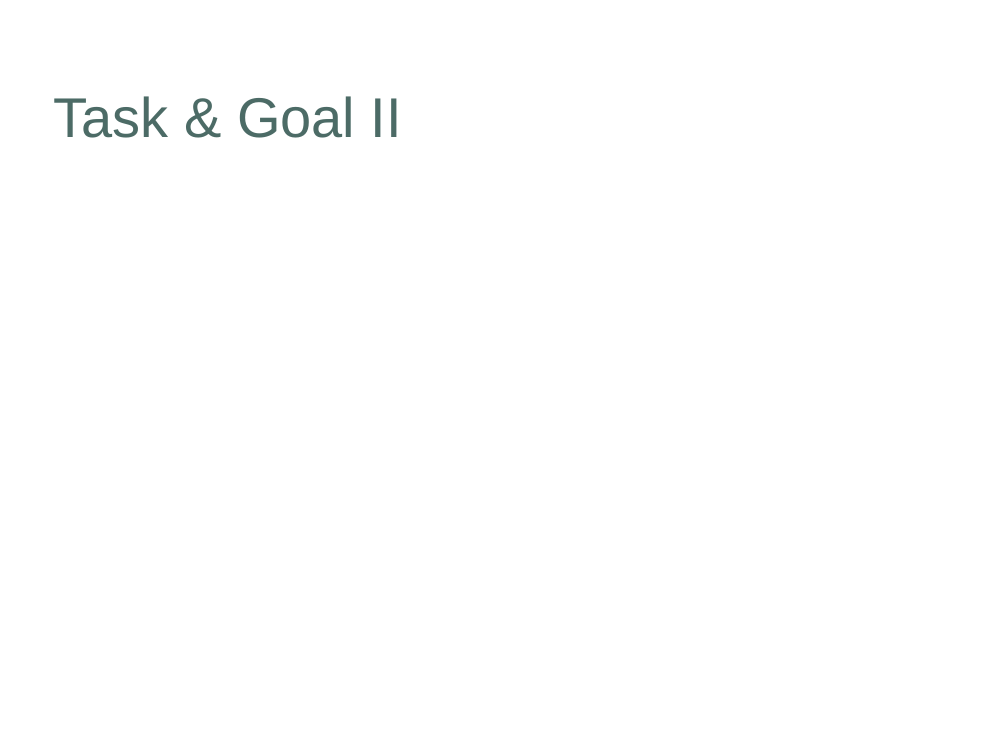
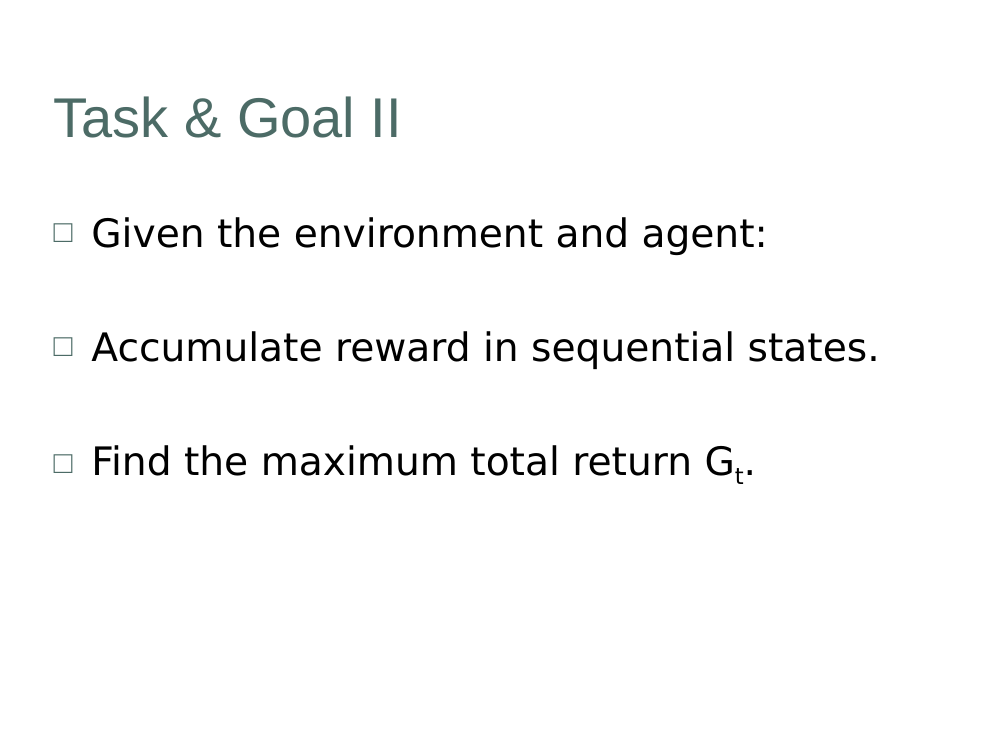
Before and after one commit to khulaifi95/ACS, a slide deck: slide 10 of Project/Presentation/Draft_Presentation.ppt (slide 7 before the commit). Drawn at 1008x756 pixels with LibreOffice and Linux fonts; fonts in the diff are those of the drawing; background and template pictures are left out. Boxes give left, top, right and bottom in pixels: in the first picture for what was removed or moved away, otherwise in the second. Text is boxed around its words. In the diff, an @@ line names an element or a change of style, - is before the commit and + after.

```diff
--- a/Project/Presentation/Draft_Presentation.ppt
+++ b/Project/Presentation/Draft_Presentation.ppt
@@ text added at (91, 217, 880, 476), 28 pt, text #000000 @@
+□ Given the environment and agent:
+□ Accumulate reward in sequential states.
+□ Find the maximum total return Gt.
```
Also in this commit, not shown: 4 other slides changed, 24 slides added, 15 slides removed, 6 other files.
